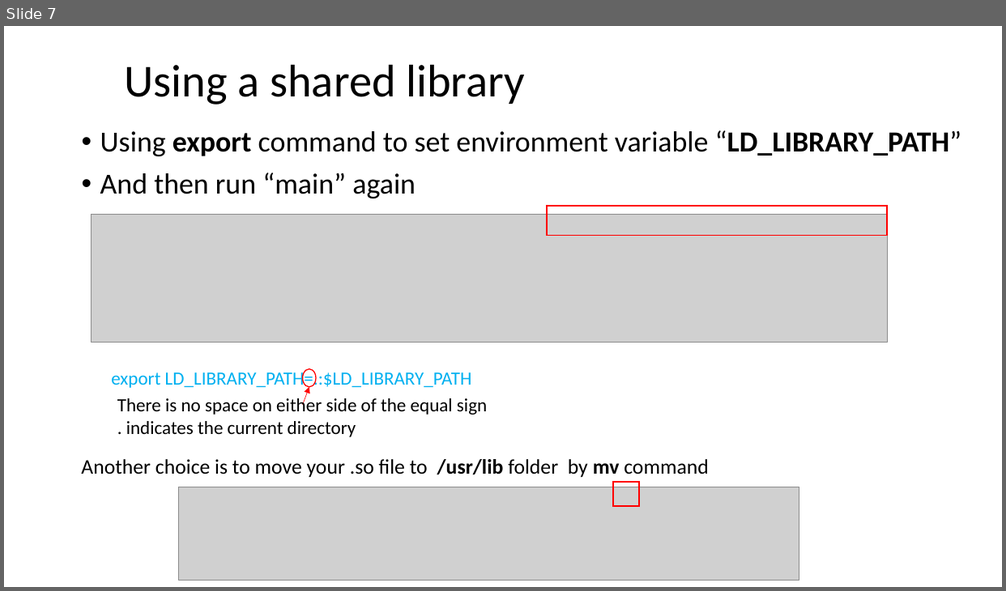
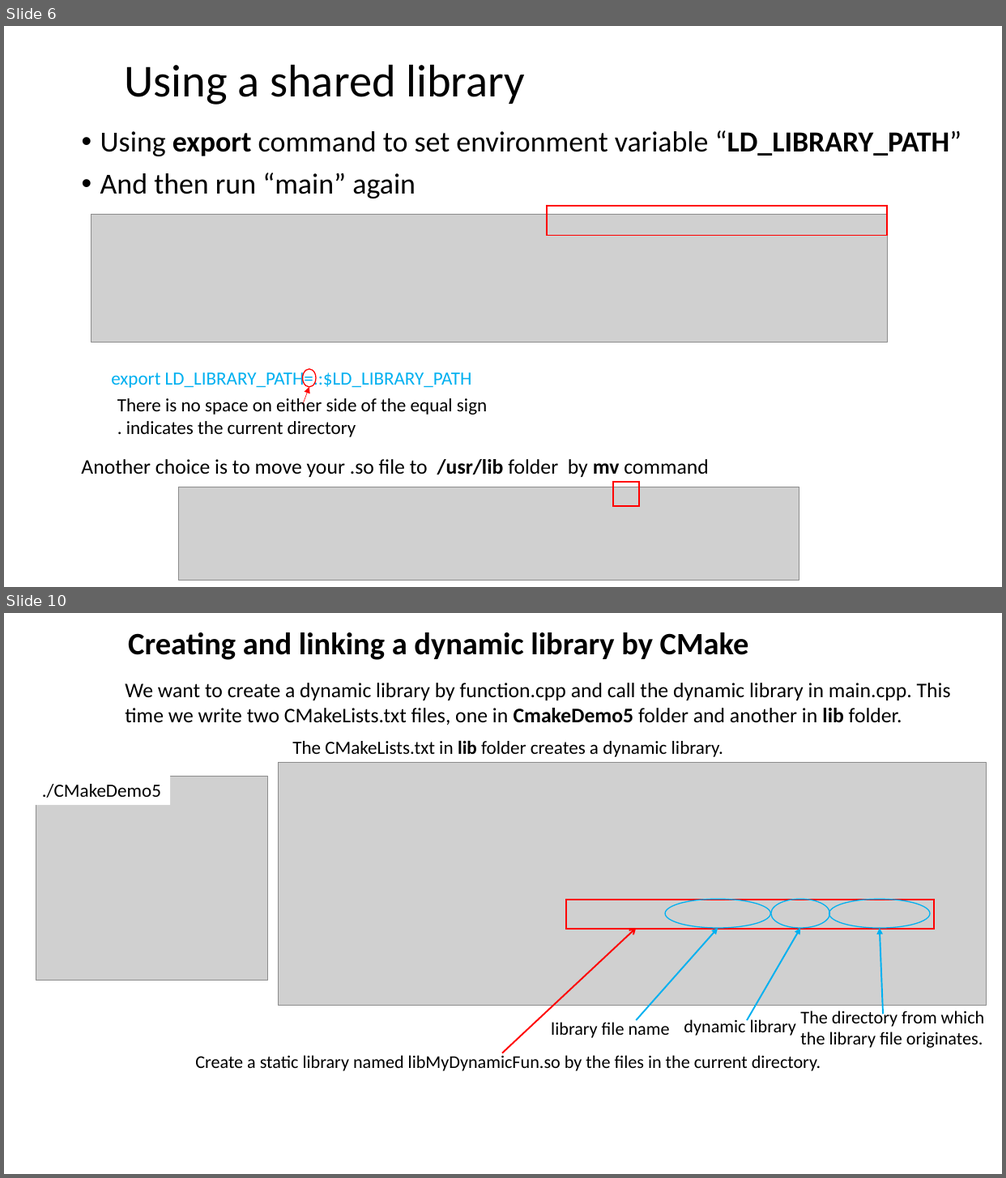
Before and after one commit to ShiqiYu/CPP, a slide deck: week07/Lab07.pptx. Shown one above the other, each under a label of ours: slide 7 before the commit, slides 6 and 10 after it; the slides between them are not shown. The pictures are 1006x591 and 1006x1178 pixels, drawn with LibreOffice and Linux fonts; fonts in the diff are those of the drawing; grey boxes stand for pictures; background and template pictures are left out. Boxes give left, top, right and bottom in pixels: in the first picture for what was removed or moved away, otherwise in the second. Text is boxed around its words. In the diff, an @@ line names an element or a change of style, - is before the commit and + after.

```diff
--- a/week07/Lab07.pptx
+++ b/week07/Lab07.pptx
@@ slide 10 added at (4,613,1002,1174), background #FFFFFF @@
@@ text added at (128,632,749,660), 30 pt, text #000000, bold @@
+Creating and linking a dynamic library by CMake
@@ text added at (125,683,951,725), 20 pt, text #000000 @@
+We want to create a dynamic library by function.cpp and call the dynamic library in main.cpp. This time we write two CMakeLists.txt files, one in CmakeDemo5 folder and another in lib folder.
@@ text added at (292,740,723,757), 18 pt, text #000000 @@
+The CMakeLists.txt in lib folder creates a dynamic library.
@@ rectangle added at (35,775,170,805), fill #FFFFFF, 18 pt, text #000000 @@
+./CMakeDemo5
@@ picture added at (36,776,268,981) @@
@@ picture added at (279,763,987,1005) @@
@@ rectangle added at (567,900,935,929), outline #FF0000 1.5 pt @@
@@ ellipse added at (665,899,770,928), outline #00B0F0 1 pt @@
@@ ellipse added at (771,899,830,928), outline #00B0F0 1 pt @@
@@ ellipse added at (829,899,930,928), outline #00B0F0 1 pt @@
@@ arrow added from (503, 1053) to (636, 928), #FF0000 1.5 pt @@
@@ arrow added from (636, 1020) to (718, 928), #00B0F0 1.5 pt @@
@@ arrow added from (747, 1020) to (800, 928), #00B0F0 1.5 pt @@
@@ arrow added from (883, 1014) to (880, 928), #00B0F0 1.5 pt @@
@@ text added at (551,1020,670,1038), 17.2 pt, text #000000 @@
+library file name
@@ text added at (684,1020,797,1036), 17.2 pt, text #000000 @@
+dynamic library
@@ text added at (800,1008,985,1048), 17.2 pt, text #000000 @@
+The directory from which
+the library file originates.
@@ text added at (195,1053,820,1071), 17.2 pt, text #000000 @@
+Create a static library named libMyDynamicFun.so by the files in the current directory.
@@ what was slide 7 is now slide 6 @@
```
Also in this commit, not shown: 4 slides changed, 5 other slides added, 3 slides removed, 1 other file.
